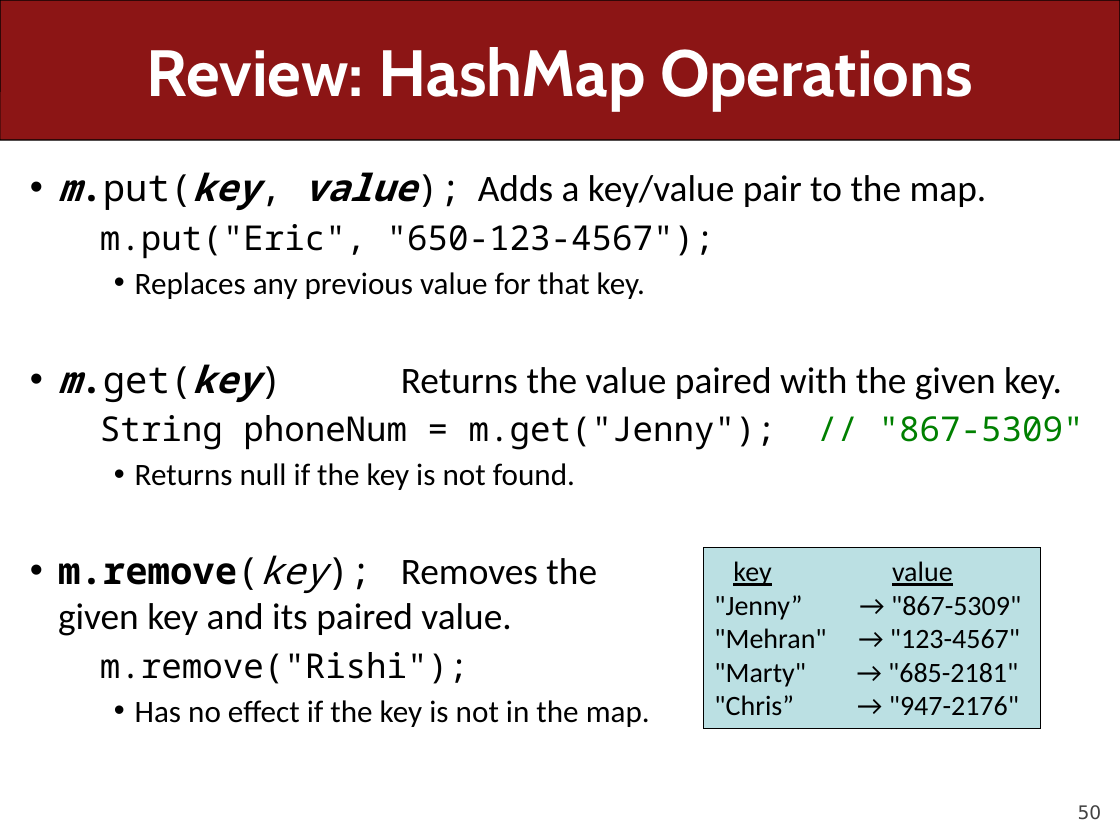
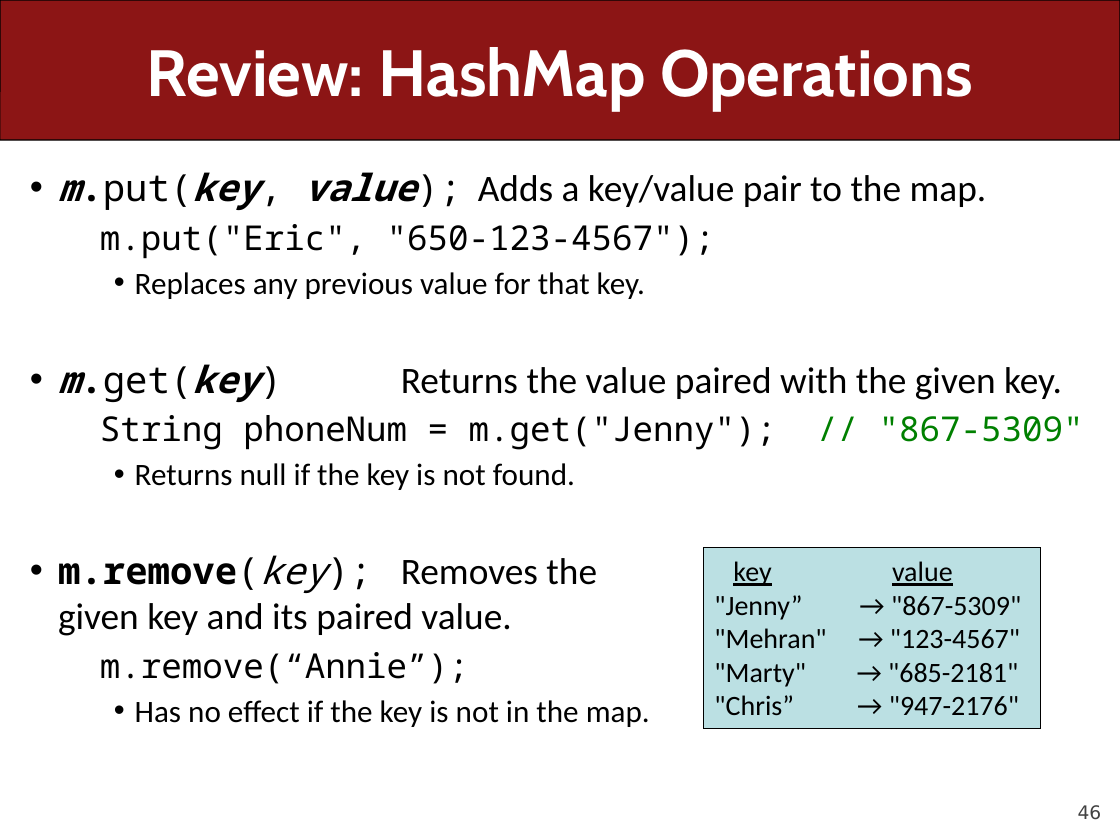
Before and after one commit to ckincaid17/cs106a-summer-2018, a slide deck: slide 46 of WWW/lectures/Lecture27/Lecture27.pptx (slide 50 before the commit). Drawn at 1120x840 pixels with LibreOffice and Linux fonts; fonts in the diff are those of the drawing. Boxes give left, top, right and bottom in pixels: in the first picture for what was removed or moved away, otherwise in the second. Text is boxed around its words. In the diff, an @@ line names an element or a change of style, - is before the commit and + after.

```diff
--- a/WWW/lectures/Lecture27/Lecture27.pptx
+++ b/WWW/lectures/Lecture27/Lecture27.pptx
@@ text at [100,652,469,684]: text changed @@
-  m.remove("Rishi");
+  m.remove(“Annie”);
@@ page number at [1078,805,1102,820]: text changed @@
-50
+46
```
Also in this commit, not shown: 6 other slides changed, 4 slides removed, 19 other files.
